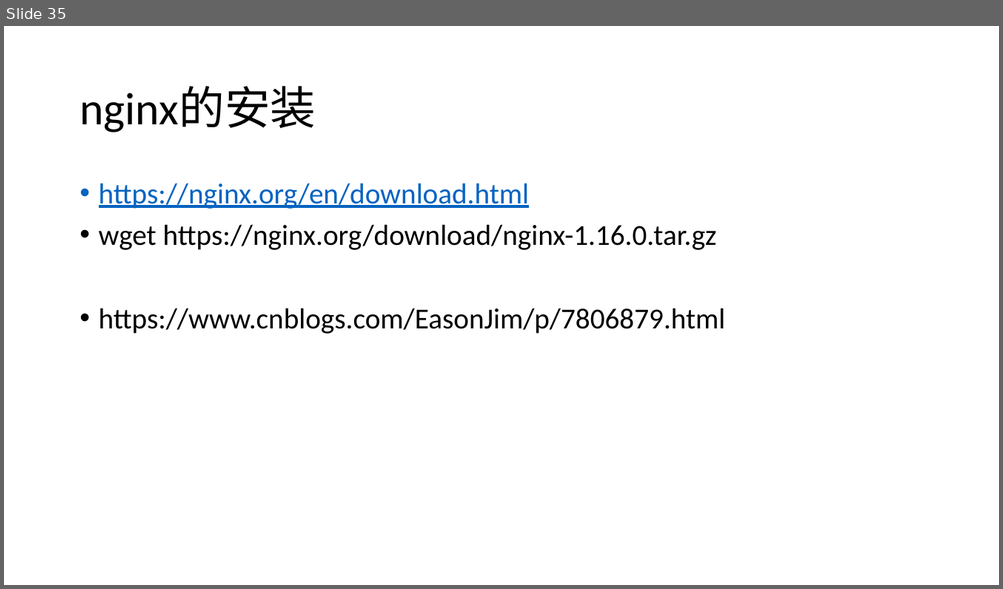
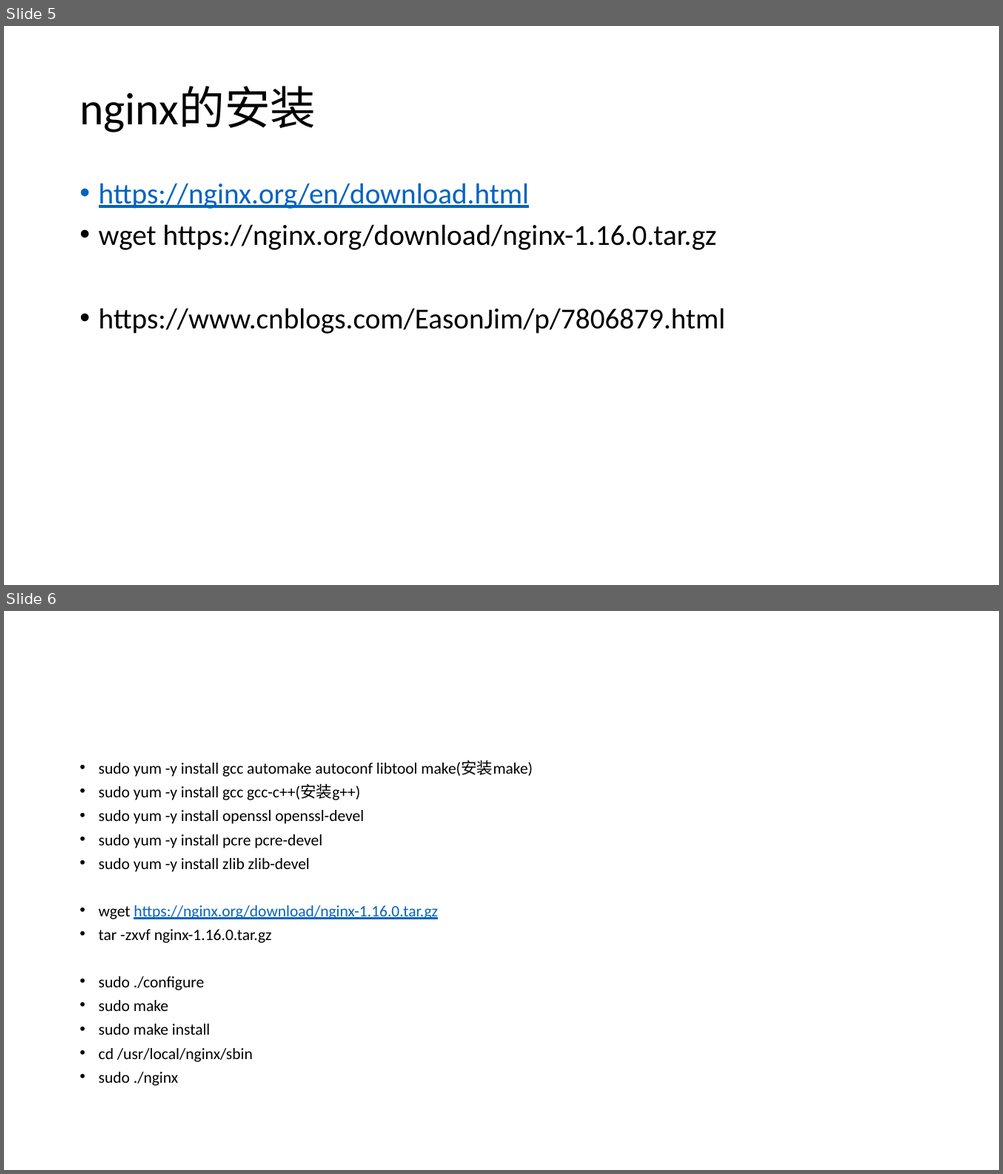
Before and after one commit to airuitian/MicroService, a slide deck: spring-cloud/Nginx.pptx. Shown one above the other, each under a label of ours: slide 35 before the commit, slides 5 and 6 after it. The pictures are 1003x589 and 1003x1174 pixels, drawn with LibreOffice and Linux fonts; fonts in the diff are those of the drawing. Boxes give left, top, right and bottom in pixels: in the first picture for what was removed or moved away, otherwise in the second. Text is boxed around its words. In the diff, an @@ line names an element or a change of style, - is before the commit and + after.

Commit message:
update ppt

```diff
--- a/spring-cloud/Nginx.pptx
+++ b/spring-cloud/Nginx.pptx
@@ slide 6 added at <box>4,611,999,1170</box>, background #FFFFFF @@
@@ text added at <box>99,760,532,1086</box>, 15.4 pt, text #000000 @@
+• sudo yum -y install gcc automake autoconf libtool make(安装make)
+• sudo yum -y install gcc gcc-c++(安装g++)
+• sudo yum -y install openssl openssl-devel
+• sudo yum -y install pcre pcre-devel
+• sudo yum -y install zlib zlib-devel
+• wget https://nginx.org/download/nginx-1.16.0.tar.gz
+• tar -zxvf nginx-1.16.0.tar.gz
+• sudo ./configure
+• sudo make
+• sudo make install
+• cd /usr/local/nginx/sbin
+• sudo ./nginx
@@ what was slide 35 is now slide 5 @@
```
Also in this commit, not shown: 1 other slide added, 4 other files.
